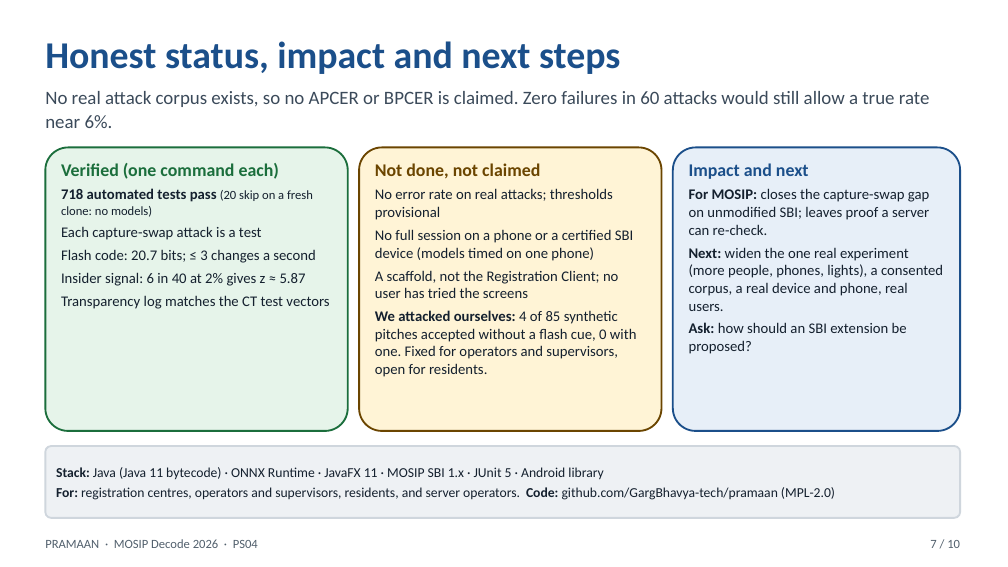
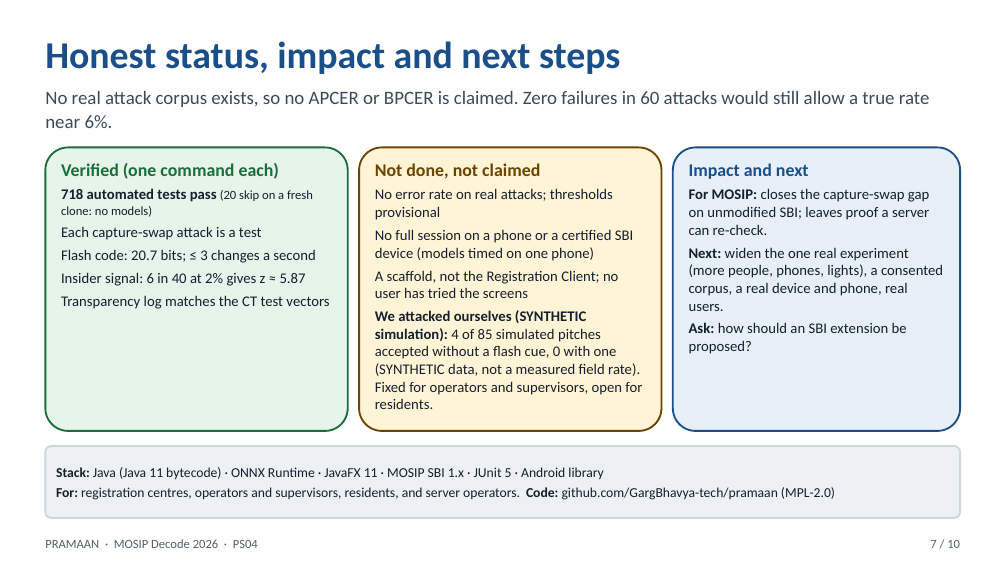
Before and after one commit to GargBhavya-tech/pramaan, a slide deck: slide 7 of docs/submission/PRAMAAN-pitch-full-10slides.pptx. Drawn at 1008x567 pixels with LibreOffice and Linux fonts; fonts in the diff are those of the drawing. Boxes give left, top, right and bottom in pixels: in the first picture for what was removed or moved away, otherwise in the second. Text is boxed around its words. In the diff, an @@ line names an element or a change of style, - is before the commit and + after.

Commit message:
docs: relabel mobile projections, clarify frame-skipping box reuse trade-offs, add stride tests, and label synthetic pitch figures

```diff
--- a/docs/submission/PRAMAAN-pitch-full-10slides.pptx
+++ b/docs/submission/PRAMAAN-pitch-full-10slides.pptx
@@ text in rounded rectangle at box(375, 310, 642, 409): text changed @@
-We attacked ourselves: 4 of 85 synthetic pitches accepted without a flash cue, 0 with one. Fixed for operators and supervisors, open for residents.
+We attacked ourselves (SYNTHETIC simulation): 4 of 85 simulated pitches accepted without a flash cue, 0 with one (SYNTHETIC data, not a measured field rate). Fixed for operators and supervisors, open for residents.
```
Also in this commit, not shown: 1 other slide changed, 7 other files.
